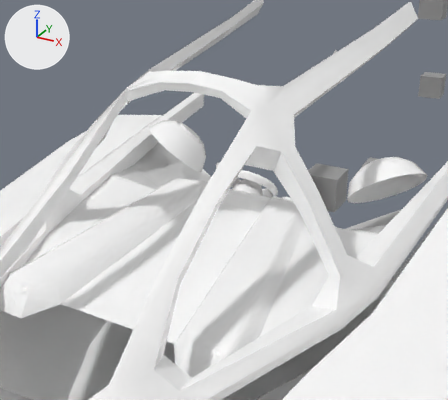
Two versions of the FBX model FE_RM_Source/Hadean/Units/evtank/evtanksf_cockpit.fbx, one commit apart.
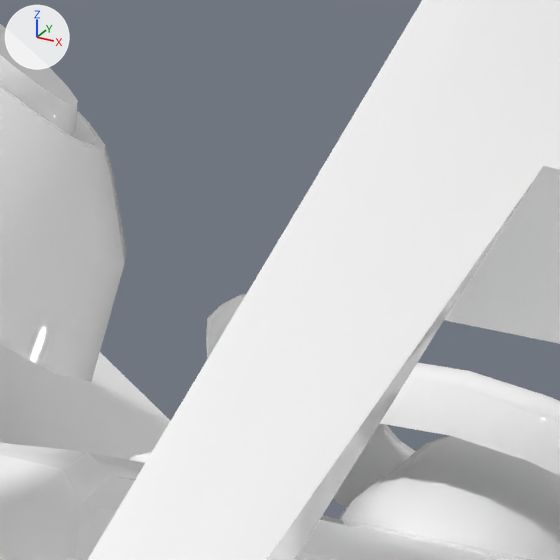
Each version is shown from a 50 mm lens placed at (0.01108, -0.03211, 0.00629), pointed at (-0.00122, -0.00975, -0.00489), then close up on the part from 43% to 58% of the width and 31% to 48% of the height. Arrows for +X, +Y and +Z are at upper left; the lights stay in place. Where no turn or scale is listed for an object, it has been applied to the vertices.

The first close-up shows '_canopy1', 'obj6', 'obj7', 'pCylinder14', 'pCylinder8_DUP', 'wheel', 'wheel_pivot'.
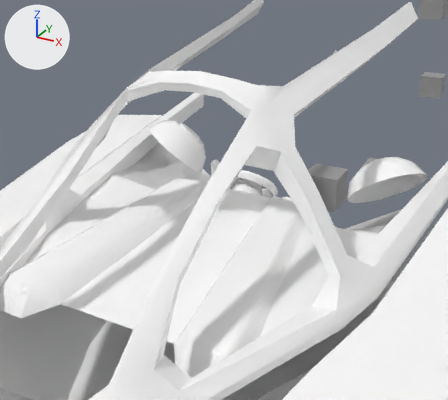
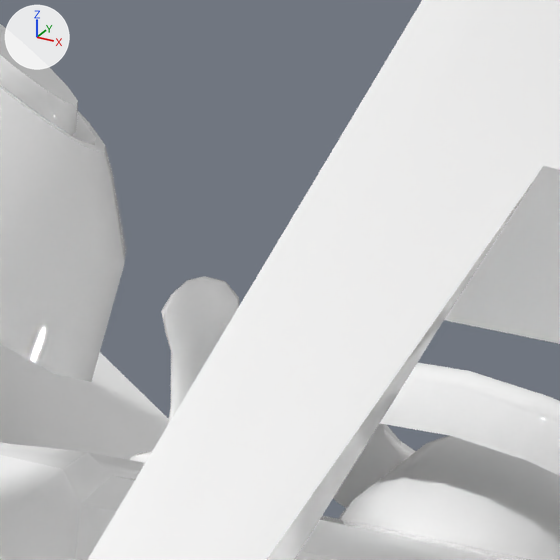
Pixel boxes [x1, y1, x2, y2] of what changed, in the close-ups (560 x 560 px):
'pCylinder8_DUP', turned: before [206, 293, 247, 359]; after [161, 276, 239, 426]

Diff of the bpy script that builds the scene:
```diff
--- a/FE_RM_Source/Hadean/Units/evtank/evtanksf_cockpit.fbx.py
+++ b/FE_RM_Source/Hadean/Units/evtank/evtanksf_cockpit.fbx.py
@@ ob_pcylinder8_dup @@
 ob_pcylinder8_dup.location = (0.000618, -0.0171, -0.00241)
-ob_pcylinder8_dup.rotation_euler = (0.509, 0.13, -0.228)  # degrees (29, 7.4, -13)
+ob_pcylinder8_dup.rotation_euler = (0.524, 0.0, 0.0)  # degrees (30, 0, 0)
```
